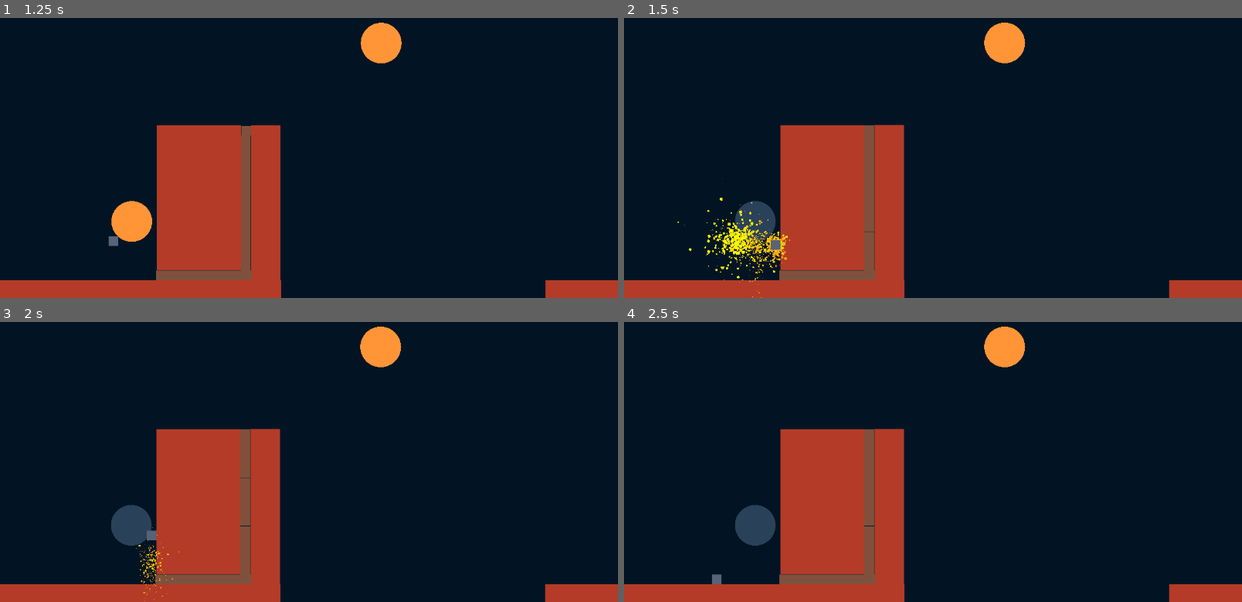
Above: before the commit, frames 1-4 (two rows, left to right).
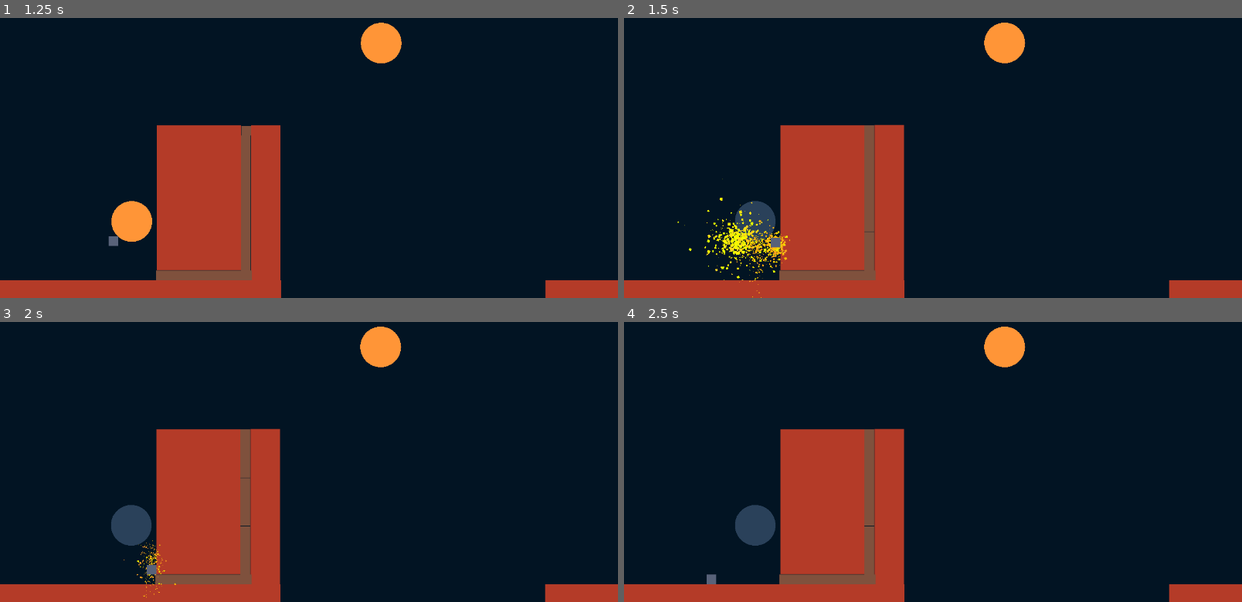
Above: after the commit, the same moments.

Repository: Someoneyeeting/Rise-From-the-Ashes
Game: Godot game, scene res://chain.tscn
Same seed, same stepped clock (60 frames per second), same inputs: the game is played once before the commit and once after it. This scene is started directly instead of the project's main scene.
Inputs:
- Up to frame 1 (1.25 s): hold D (right) from 0.53 s (still down); hold Shift (dash) from 0.53 s (still down); tap Space (jump) at 0.77 s
- Up to frame 2 (1.5 s): keep holding D (right); release Shift (dash) at 1.28 s; tap Shift (dash) at 1.35 s
- Up to frame 3 (2 s): keep holding D (right); tap Space (jump) at 1.52 s
- Up to frame 4 (2.5 s): release D (right) at 2.03 s; hold A (left) from 2.03 s (still down); hold Shift (dash) from 2.03 s (still down)

Frame 1 is identical in both runs. In frame 2, 0.2% of the frame differs, in the area x 22-27%, y 73-88%; in frame 3, 0.3%, in the area x 20-29%, y 73-100%; in frame 4, less than 0.1%.

Commit message:
wall slide

Diff:
--- a/player.gd
+++ b/player.gd
@@ -19,6 +19,8 @@
 @export
 var max_fall_speed : float = 20
 
+@export
+var wall_slide_speed : float = 300
 
 @export
 var dash_color : Color = Color.WHITE
@@ -69,7 +71,10 @@
 	if(velocity.y < 0):
 		velocity.y += 18
 	else:
-		if(velocity.y < max_fall_speed):
+		if(is_on_wall_only()):
+			velocity.y = min(wall_slide_speed,velocity.y)
+			velocity.y += 10
+		elif(velocity.y < max_fall_speed):
 			velocity.y += 23
 
 func _handle_movement():
--- a/player.tscn
+++ b/player.tscn
@@ -90,6 +90,7 @@
 rising_speed = 1200.0
 rising_finish_speed = 300.0
 max_fall_speed = 850.0
+wall_slide_speed = 100.0
 dash_color = Color(0.705882, 0.231373, 0.156863, 1)
 no_dash_color = Color(0.345098, 0.384314, 0.47451, 1)
 
